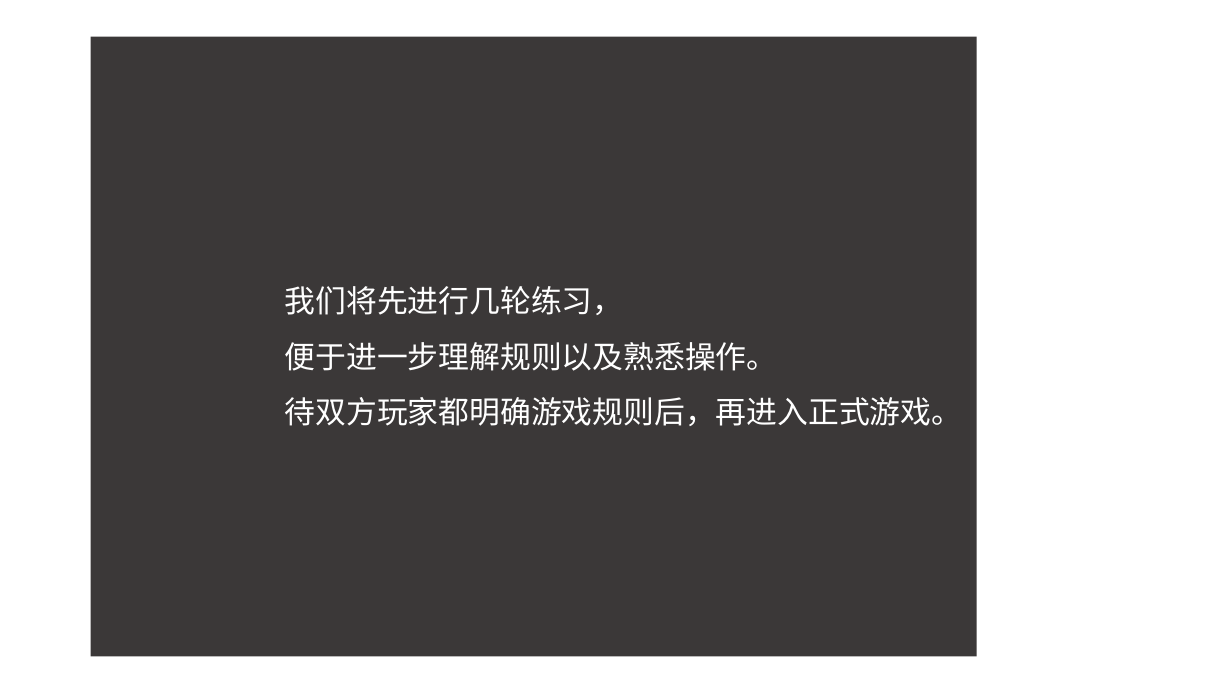
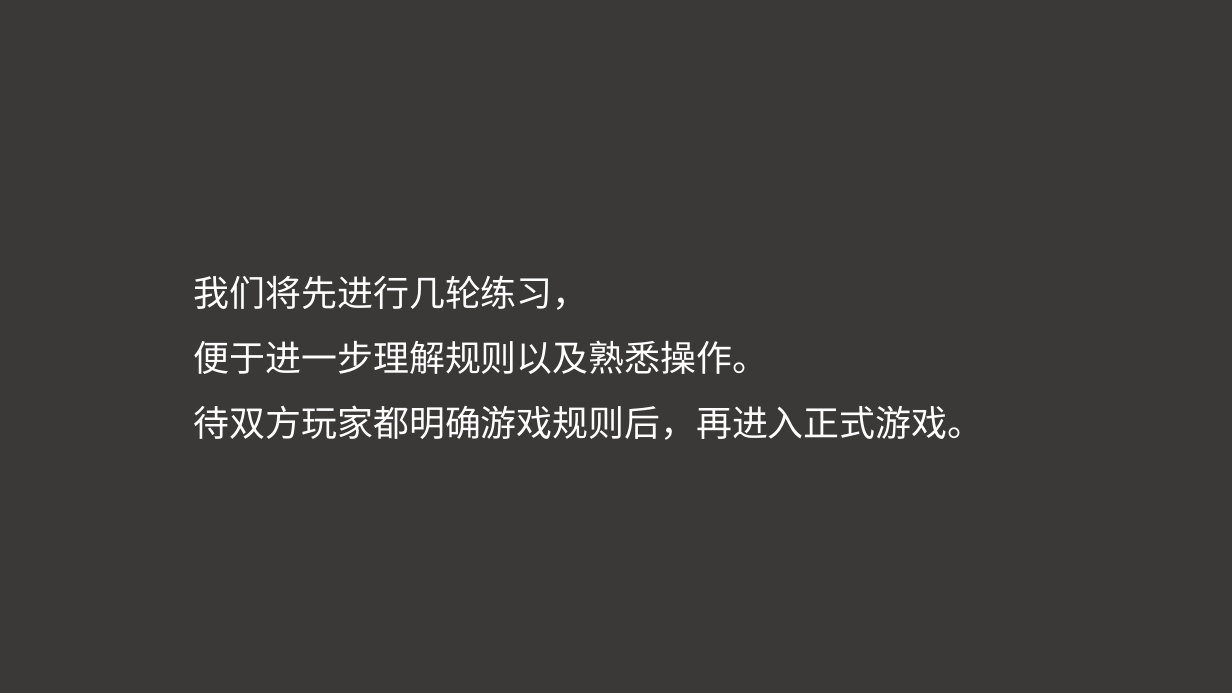
Before and after one commit to ChenyaGu/imagineWeCooperation, a slide deck: slide 4 of pictures/introduction.pptx. Drawn at 1232x693 pixels with LibreOffice and Linux fonts; fonts in the diff are those of the drawing. Boxes give left, top, right and bottom in pixels: in the first picture for what was removed or moved away, otherwise in the second. Text is boxed around its words. In the diff, an @@ line names an element or a change of style, - is before the commit and + after.

```diff
--- a/pictures/introduction.pptx
+++ b/pictures/introduction.pptx
@@ rectangle "我们将先进行几轮练习，": place and size @@
-rectangle "我们将先进行几轮练习，" at box(91, 37, 977, 657)
+rectangle "我们将先进行几轮练习，" at box(0, 0, 1232, 693)
@@ rectangle "我们将先进行几轮练习，" at box(0, 0, 1232, 693): size 24 to 28 pt @@
```
Also in this commit, not shown: 4 other slides changed, 3 slides removed, 7 other files.
